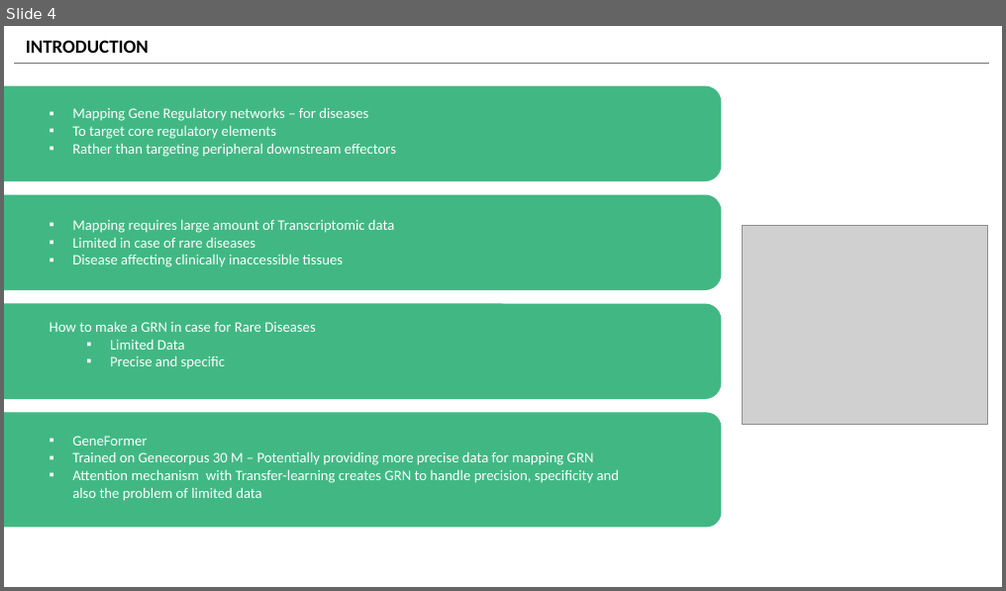
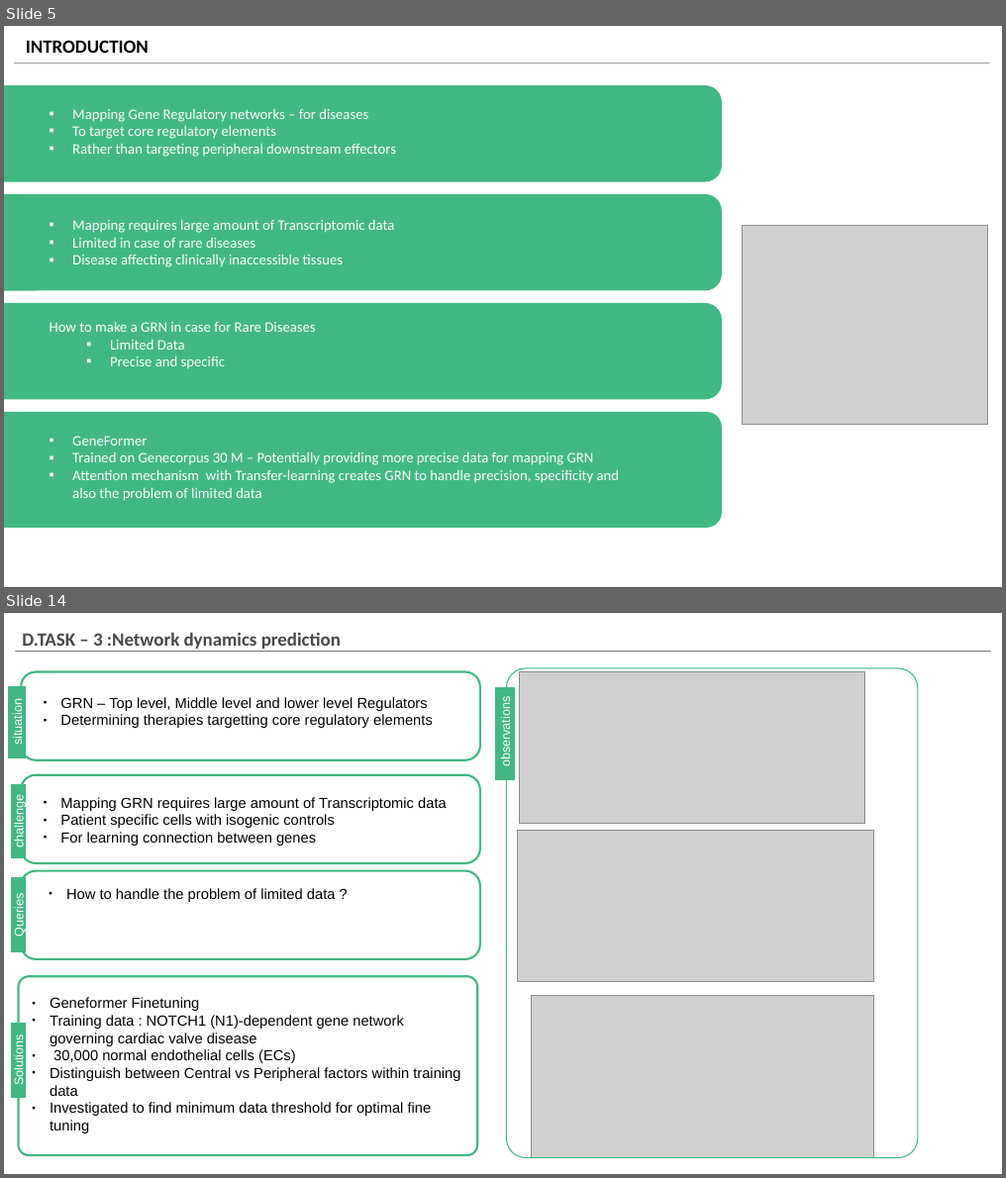
Before and after one commit to v-dev688/presentations, a slide deck: GENEFOREMER.pptx. Shown one above the other, each under a label of ours: slide 4 before the commit, slides 5 and 14 after it; the slides between them are not shown. The pictures are 1006x591 and 1006x1178 pixels, drawn with LibreOffice and Linux fonts; fonts in the diff are those of the drawing; grey boxes stand for pictures. Boxes give left, top, right and bottom in pixels: in the first picture for what was removed or moved away, otherwise in the second. Text is boxed around its words. In the diff, an @@ line names an element or a change of style, - is before the commit and + after.

```diff
--- a/GENEFOREMER.pptx
+++ b/GENEFOREMER.pptx
@@ slide 14 added at (4, 613, 1002, 1174), background #FFFFFF @@
@@ text added at (22, 632, 341, 652), 18 pt, text #484848, bold @@
+D.TASK – 3 :Network dynamics prediction
@@ line added from (15, 652) to (991, 652), #767171 0.75 pt @@
@@ rounded rectangle added at (506, 668, 918, 1158), outline #41B883 1 pt @@
@@ rectangle added at (9, 686, 25, 758), fill #41B883, outline #41B883 2 pt, 12 pt, text #FFFFFF @@
+situation
@@ rounded rectangle added at (21, 672, 480, 761), fill #FFFFFF, outline #41B883 2 pt @@
@@ text added at (60, 697, 433, 728), 14 pt, text #000000 @@
+● GRN – Top level, Middle level and lower level Regulators
+● Determining therapies targetting core regulatory elements
@@ rectangle added at (496, 688, 514, 779), fill #41B883, outline #41B883 2 pt, 12 pt, text #FFFFFF @@
+observations
@@ picture added at (520, 672, 865, 823) @@
@@ rectangle added at (12, 785, 25, 858), fill #41B883, outline #41B883 2 pt, 12 pt, text #FFFFFF @@
+challenge
@@ rounded rectangle added at (21, 775, 480, 863), fill #FFFFFF, outline #41B883 2 pt @@
@@ text added at (60, 797, 447, 846), 14 pt, text #000000 @@
+● Mapping GRN requires large amount of Transcriptomic data
+● Patient specific cells with isogenic controls
+● For learning connection between genes
@@ picture added at (518, 831, 873, 982) @@
@@ rectangle added at (12, 878, 25, 952), fill #41B883, outline #41B883 2 pt, 12 pt, text #FFFFFF @@
+Queries
@@ rounded rectangle added at (21, 871, 480, 959), fill #FFFFFF, outline #41B883 2 pt @@
@@ text added at (66, 888, 336, 902), 14 pt, text #000000 @@
+● How to handle the problem of limited data ?
@@ rounded rectangle added at (18, 977, 477, 1156), fill #FFFFFF, outline #41B883 2 pt @@
@@ text added at (50, 997, 460, 1134), 14 pt, text #000000 @@
+● Geneformer Finetuning
+● Training data : NOTCH1 (N1)-dependent gene network governing cardiac valve disease
+● 30,000 normal endothelial cells (ECs)
+● Distinguish between Central vs Peripheral factors within training data
+● Investigated to find minimum data threshold for optimal fine tuning
@@ picture added at (531, 995, 873, 1158) @@
@@ rectangle added at (12, 1024, 24, 1096), fill #41B883, outline #41B883 2 pt, 12 pt, text #FFFFFF @@
+Solutions
@@ what was slide 4 is now slide 5 @@
@@ slide 5 changed as well @@
@@ line (14, 63) - (990, 63): stroke #767171 0.5 pt to #767171 0.75 pt @@
@@ outline #41B883 1 pt to #41B883 2 pt; proportions changed in 3 elements at (4, 86, 721, 181), (4, 195, 721, 289), (4, 304, 721, 399) @@
@@ rounded rectangle at (4, 413, 721, 527): outline #41B883 1 pt to #41B883 2 pt @@
@@ text "GeneFormer" rewrapped from (43, 428, 635, 524) to (72, 436, 619, 501) @@
```
Also in this commit, not shown: 6 other slides changed, 11 other slides added, 7 slides removed.
